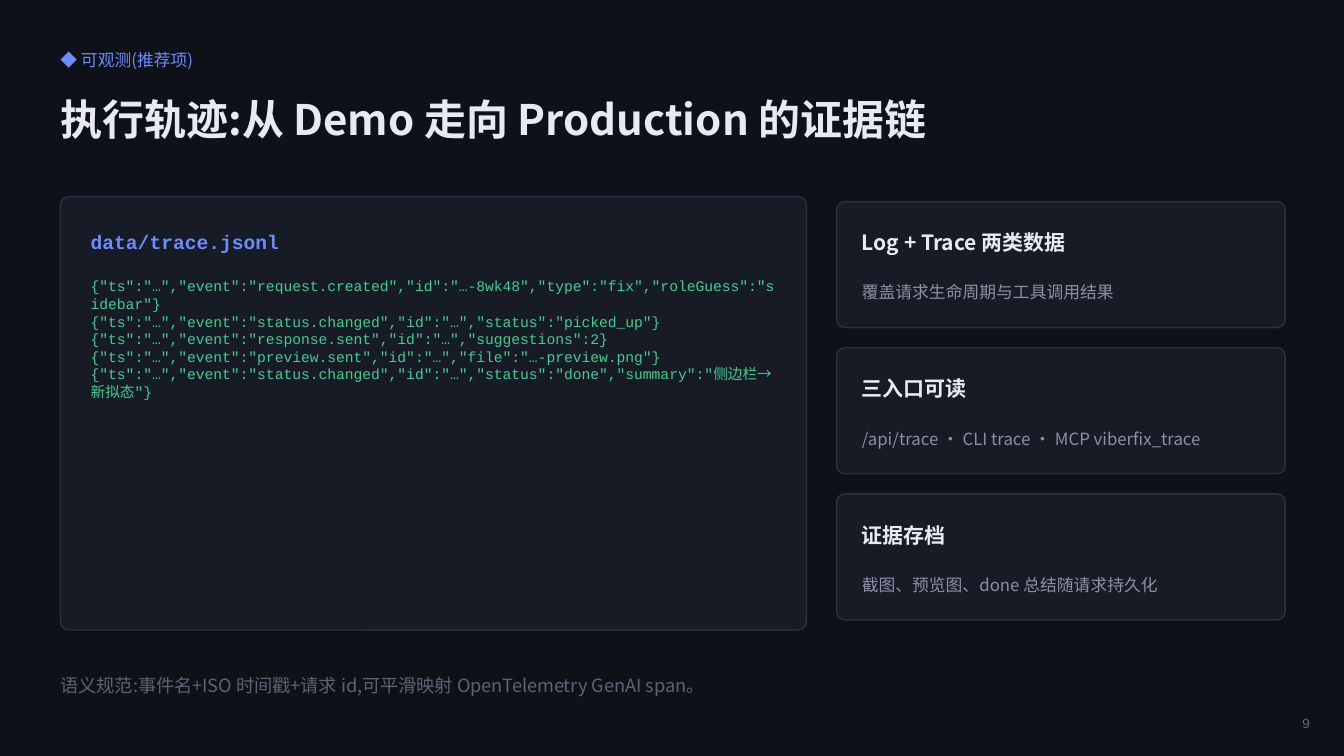
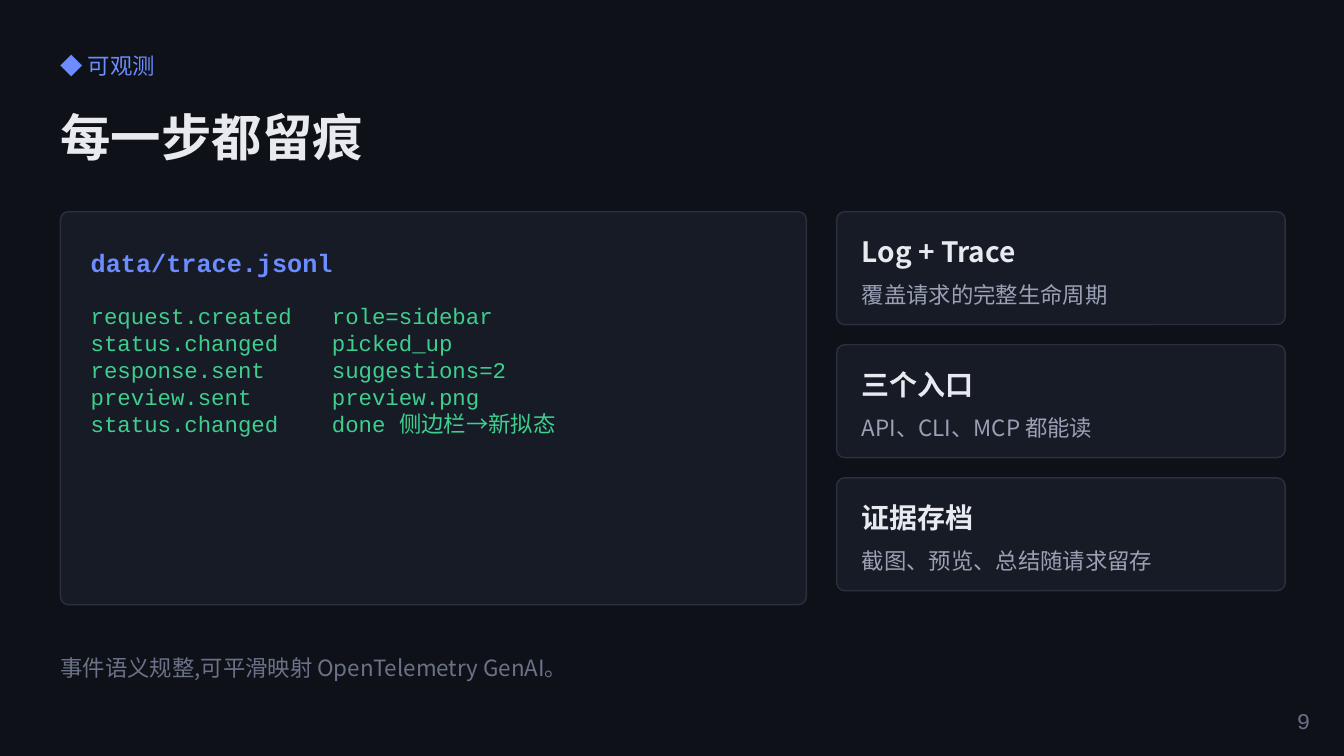
Before and after one commit to NLPark-Cran/viber-fix, a slide deck: slide 9 of contest/proposal.pptx. Drawn at 1344x756 pixels with LibreOffice and Linux fonts; fonts in the diff are those of the drawing. Boxes give left, top, right and bottom in pixels: in the first picture for what was removed or moved away, otherwise in the second. Text is boxed around its words. In the diff, an @@ line names an element or a change of style, - is before the commit and + after.

Commit message:
style: 方案 PPT 文案去 AI 味、字号升级(正文 20+/小字 16+),封面去掉赛事抬头

```diff
--- a/contest/proposal.pptx
+++ b/contest/proposal.pptx
@@ text at bbox=[88, 55, 155, 76]: text changed; size 12 to 16 pt @@
-◆ 可观测(推荐项)
+◆ 可观测
@@ text at bbox=[60, 113, 362, 161]: text changed; size 30 to 36 pt @@
-执行轨迹:从 Demo 走向 Production 的证据链
+每一步都留痕
@@ rounded rectangle: place and size @@
-rounded rectangle at bbox=[60, 197, 807, 630]
+rounded rectangle at bbox=[60, 212, 807, 605]
@@ text "data/trace.jsonl": place and size @@
-text "data/trace.jsonl" at bbox=[91, 235, 279, 253]
+text "data/trace.jsonl" at bbox=[91, 253, 333, 278]
@@ text "data/trace.jsonl" at bbox=[91, 253, 333, 278]: size 14 to 18 pt @@
@@ rounded rectangle: place and size @@
-rounded rectangle at bbox=[837, 202, 1286, 328]
+rounded rectangle at bbox=[837, 212, 1286, 325]
@@ text at bbox=[862, 241, 1015, 269]: text changed; size 15 to 20 pt @@
-Log + Trace 两类数据
+Log + Trace
@@ text at bbox=[862, 284, 1108, 305]: text changed; size 12 to 16 pt; text colour #8B91A5 to #9AA1B5 @@
-覆盖请求生命周期与工具调用结果
+覆盖请求的完整生命周期
@@ text at bbox=[91, 308, 555, 434]: text changed; size 10.5 to 16 pt @@
-{"ts":"…","event":"request.created","id":"…-8wk48","type":"fix","roleGuess":"sidebar"}
-{"ts":"…","event":"status.changed","id":"…","status":"picked_up"}
-{"ts":"…","event":"response.sent","id":"…","suggestions":2}
-{"ts":"…","event":"preview.sent","id":"…","file":"…-preview.png"}
-{"ts":"…","event":"status.changed","id":"…","status":"done","summary":"侧边栏→新拟态"}
+request.created role=sidebar
+status.changed picked_up
+response.sent suggestions=2
+preview.sent preview.png
+status.changed done 侧边栏→新拟态
@@ rounded rectangle: place and size @@
-rounded rectangle at bbox=[837, 348, 1286, 474]
+rounded rectangle at bbox=[837, 345, 1286, 458]
@@ text at bbox=[862, 371, 974, 398]: text changed; size 15 to 20 pt @@
-三入口可读
+三个入口
@@ text at bbox=[862, 417, 1092, 438]: text changed; size 12 to 16 pt; text colour #8B91A5 to #9AA1B5 @@
-/api/trace · CLI trace · MCP viberfix_trace
+API、CLI、MCP 都能读
@@ proportions changed in 4 elements at bbox=[837, 212, 1286, 325], bbox=[60, 212, 807, 605], bbox=[837, 345, 1286, 458], bbox=[837, 478, 1286, 591] @@
@@ rounded rectangle: place and size @@
-rounded rectangle at bbox=[837, 494, 1286, 620]
+rounded rectangle at bbox=[837, 478, 1286, 591]
@@ text "证据存档": place and size @@
-text "证据存档" at bbox=[862, 525, 946, 545]
+text "证据存档" at bbox=[862, 504, 974, 531]
@@ text "证据存档" at bbox=[862, 504, 974, 531]: size 15 to 20 pt @@
@@ text at bbox=[862, 550, 1152, 571]: text changed; size 12 to 16 pt; text colour #8B91A5 to #9AA1B5 @@
-截图、预览图、done 总结随请求持久化
+截图、预览、总结随请求留存
@@ text at bbox=[60, 657, 567, 681]: text changed; size 13 to 16 pt; text colour #5D6377 to #6B7288 @@
-语义规范:事件名+ISO 时间戳+请求 id,可平滑映射 OpenTelemetry GenAI span。
+事件语义规整,可平滑映射 OpenTelemetry GenAI。
@@ text "9" at bbox=[1297, 714, 1310, 729]: size 10 to 16 pt, text colour #5D6377 to #6B7288 @@
```
Also in this commit, not shown: 13 other slides changed, 1 other file.
